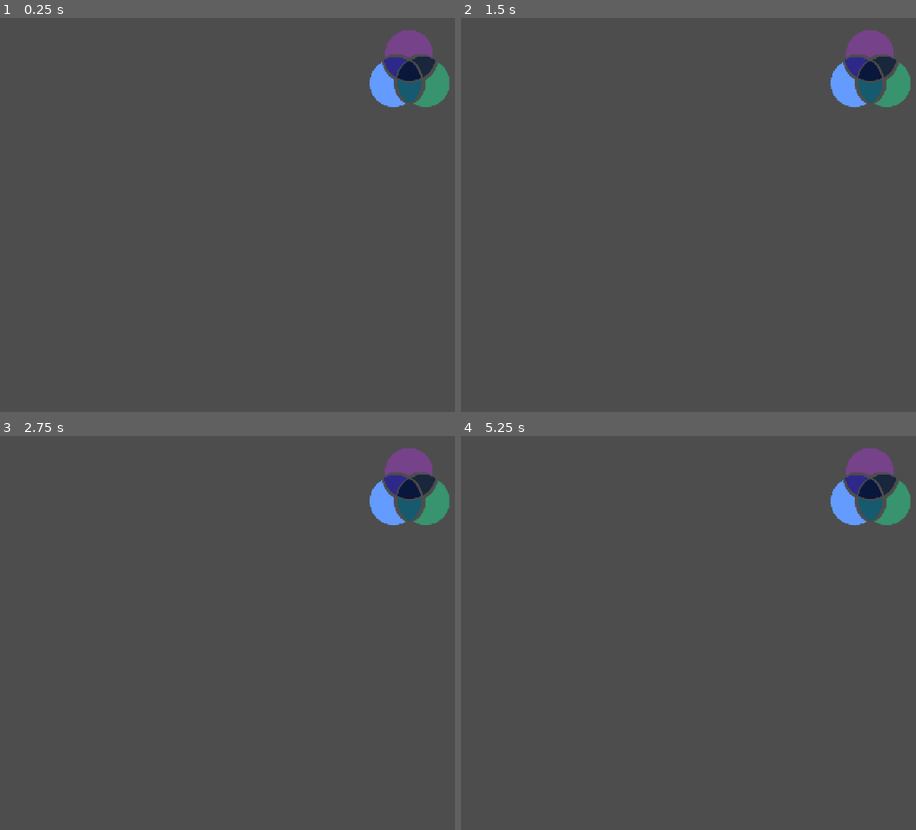
Above: before the commit, frames 1-4 (two rows, left to right).
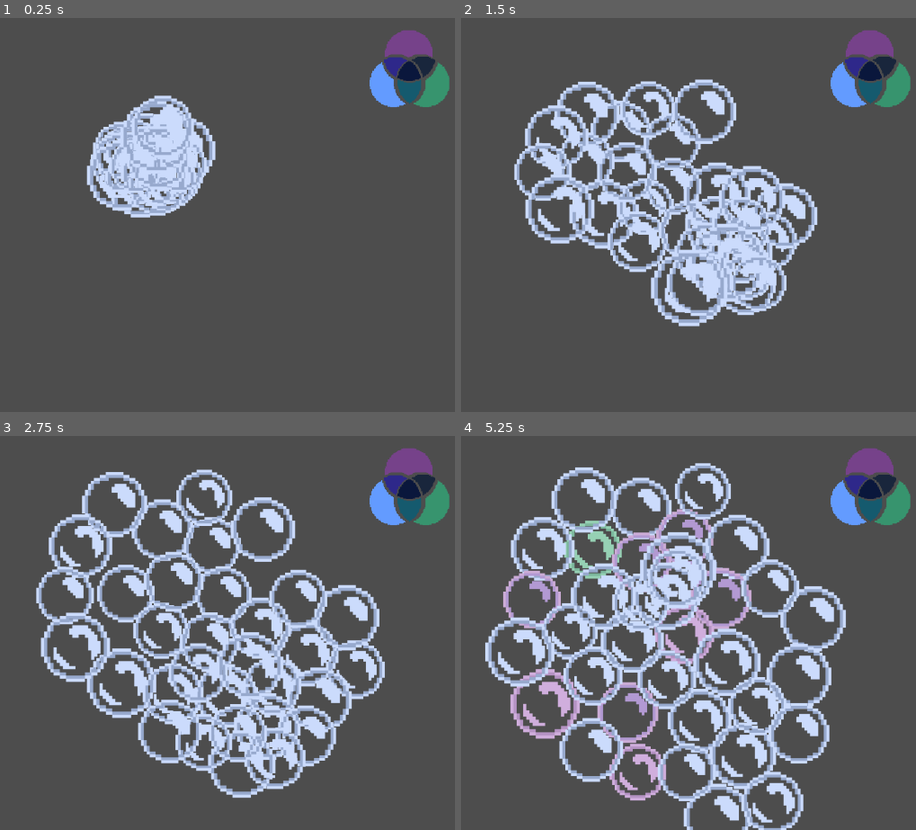
Above: after the commit, the same moments.

Repository: davirss/fakeltd.
Game: Godot game, scene res://Scenes/game.tscn
Two runs of this game, one before a commit and one after it. Both use one fixed random seed, a clock stepped at 60 frames per second and the inputs below. This scene is started directly instead of the project's main scene.
Inputs (mouse positions are in pixels of both pictures, inside the frame that each line leads up to):
- Up to frame 1 (0.25 s): no input
- Up to frame 2 (1.5 s): tap Enter (ui_accept) at 0.5, 0.77 s; move the mouse to (624, 159) at 0.52 s; click (624, 159) at 0.6 s; move the mouse to (683, 203) at 1.27 s; click (683, 203) at 1.35 s
- Up to frame 3 (2.75 s): tap Enter (ui_accept) at 1.52 s; move the mouse to (291, 597) at 2.02 s; click (291, 597) at 2.1 s
- Up to frame 4 (5.25 s): move the mouse to (693, 605) at 2.77 s; click (693, 605) at 2.85 s; tap Enter (ui_accept) at 3.02, 3.77, 4.52 s; move the mouse to (656, 739) at 3.52 s; click (656, 739) at 3.6 s; move the mouse to (820, 652) at 4.27 s; click (820, 652) at 4.35 s; move the mouse to (784, 644) at 5.02 s; click (784, 644) at 5.1 s

The runs differ from the first frame. In frame 1, 6.0% of the frame differs, in the area x 18-48%, y 19-51%; in frame 2, 17%; in frame 3, 22%; in frame 4, 25%, in the area x 5-85%, y 6-100%.

Commit message:
Add bubble sprites

Diff:
--- a/Scenes/game.tscn
+++ b/Scenes/game.tscn
@@ -14,6 +14,7 @@
 [node name="Field" type="Node2D" parent="."]
 
 [node name="SpawningMarker" type="Marker2D" parent="Field"]
+modulate = Color(1, 1, 1, 0.631373)
 position = Vector2(480, 270)
 script = ExtResource("3_algbn")
 
--- a/bubble/bubble.gd
+++ b/bubble/bubble.gd
@@ -3,8 +3,9 @@
 @export var bubble_state: BubbleDefinitions.BubbleState
 @export var bubble_speed = 100
 
-@onready var mouse_collision_shape = MOUSE_COLLISION_SHAPE
-@onready var body_collision_shape = BODY_COLLISION_SHAPE
+@onready var _mouse_collision_shape = MOUSE_COLLISION_SHAPE
+@onready var _body_collision_shape = BODY_COLLISION_SHAPE
+@onready var _bubble_sprite = BUBBLE_SPRITE
 
 
 var floating_target: Marker2D
@@ -20,11 +21,13 @@
 var _ttc_variable_margin_percent: float = 0.3
 
 
+var _fixed_size_difference: float
 var _variable_size_difference: float
 
 
 func _calculate_variable_size_difference() -> void:
-	_variable_size_difference = randf_range(1.025, 1.3)
+	_fixed_size_difference = randf_range(0.025, 0.3)
+	_variable_size_difference = randf_range(1.025, 1.125)
 
 
 func _calculate_distribution_ranges() -> void:
@@ -41,16 +44,36 @@
 	)
 
 
-func _update_debug_color() -> void:
+func _update_sprite() -> void:
 	match bubble_state:
 		BubbleDefinitions.BubbleState.NEUTRAL:
-			mouse_collision_shape.debug_color = Color.ALICE_BLUE
+			if randf() >= 0.5:
+				_bubble_sprite.texture = BUBBLE_SPRITE_WHITE
+				_mouse_collision_shape.debug_color = Color.ALICE_BLUE
+			else:
+				_bubble_sprite.texture = BUBBLE_SPRITE_WHITE_ALT
+				_mouse_collision_shape.debug_color = Color.ALICE_BLUE
 		BubbleDefinitions.BubbleState.WHATSAPP:
-			mouse_collision_shape.debug_color = Color.LAWN_GREEN
+			if randf() >= 0.5:
+				_bubble_sprite.texture = BUBBLE_SPRITE_GREEN
+				_mouse_collision_shape.debug_color = Color.LAWN_GREEN
+			else:
+				_bubble_sprite.texture = BUBBLE_SPRITE_GREEN_ALT
+				_mouse_collision_shape.debug_color = Color.PALE_GREEN
 		BubbleDefinitions.BubbleState.FACEBOOK:
-			mouse_collision_shape.debug_color = Color.NAVY_BLUE
+			if randf() >= 0.5:
+				_bubble_sprite.texture = BUBBLE_SPRITE_BLUE
+				_mouse_collision_shape.debug_color = Color.NAVY_BLUE
+			else:
+				_bubble_sprite.texture = BUBBLE_SPRITE_BLUE_ALT
+				_mouse_collision_shape.debug_color = Color.ROYAL_BLUE
 		BubbleDefinitions.BubbleState.INSTAGRAM:
-			mouse_collision_shape.debug_color = Color.DEEP_PINK
+			if randf() >= 0.5:
+				_bubble_sprite.texture = BUBBLE_SPRITE_PINK
+				_mouse_collision_shape.debug_color = Color.DEEP_PINK
+			else:
+				_bubble_sprite.texture = BUBBLE_SPRITE_PINK_ALT
+				_mouse_collision_shape.debug_color = Color.HOT_PINK
 
 
 func _update_bubble_state_as_per_distribution() -> void:
@@ -66,12 +89,12 @@
 			bubble_state = next_bubble_state
 			break
 
-	_update_debug_color()
+	_update_sprite()
 
 
 func _prepare_to_grow() -> void:
-	mouse_collision_shape.scale = Vector2(0.0, 0.0)
-	body_collision_shape.scale = Vector2(0.0, 0.0)
+	_mouse_collision_shape.scale = Vector2(0.0, 0.0)
+	_body_collision_shape.scale = Vector2(0.0, 0.0)
 
 
 func _ready() -> void:
@@ -80,7 +103,7 @@
 	_calculate_variable_size_difference()
 	_calculate_distribution_ranges()
 	_calculate_variable_time_to_convert()
-	_update_debug_color()
+	_update_sprite()
 	_prepare_to_grow()
 
 
@@ -104,13 +127,17 @@
 		BubbleDefinitions.BubbleState.NEUTRAL:
 			time_to_act = _time_to_convert_milliseconds
 
-			var real_growth: float = _elapsed_time_milliseconds / time_to_act
-			var visual_growth: float = _ease_out_elastic(real_growth)
-			mouse_collision_shape.scale = Vector2(
-				visual_growth * _variable_size_difference,
-				visual_growth * _variable_size_difference
-			)
-			body_collision_shape.scale = Vector2(real_growth, real_growth)
+			var physics_growth: float = min(1.0, _elapsed_time_milliseconds / (time_to_act * 0.4))
+			physics_growth += _fixed_size_difference
+
+			var clickable_growth := _ease_out_elastic(physics_growth) * _variable_size_difference
+			clickable_growth += _fixed_size_difference
+
+			var visual_growth: float = clickable_growth * 0.2
+
+			_mouse_collision_shape.scale = Vector2(clickable_growth, clickable_growth)
+			_bubble_sprite.scale = Vector2(visual_growth, visual_growth)
+			_body_collision_shape.scale = Vector2(physics_growth, physics_growth)
 
 		BubbleDefinitions.BubbleState.WHATSAPP:
 			time_to_act = _time_to_convert_milliseconds / 3
--- a/bubble/bubble.tscn
+++ b/bubble/bubble.tscn
@@ -1,10 +1,9 @@
 [gd_scene load_steps=5 format=3 uid="uid://jsskjmbbjspf"]
 
 [ext_resource type="Script" path="res://bubble/bubble.gd" id="1_ufsww"]
+[ext_resource type="Texture2D" uid="uid://xuiv3y1du2ij" path="res://Resources/bubbles sprites/bubble-1-white.png" id="2_hx1px"]
 
 [sub_resource type="CircleShape2D" id="CircleShape2D_cypwk"]
-
-[sub_resource type="ImageTexture" id="ImageTexture_cadl4"]
 
 [sub_resource type="CircleShape2D" id="CircleShape2D_pu1x0"]
 
@@ -15,10 +14,12 @@
 [node name="View" type="Area2D" parent="."]
 
 [node name="MouseClickCollisionShape" type="CollisionShape2D" parent="View"]
+modulate = Color(1, 1, 1, 0.352941)
 shape = SubResource("CircleShape2D_cypwk")
 
 [node name="BubbleSprite" type="Sprite2D" parent="View"]
-texture = SubResource("ImageTexture_cadl4")
+scale = Vector2(0.2, 0.2)
+texture = ExtResource("2_hx1px")
 
 [node name="BodyCollisionShape" type="CollisionShape2D" parent="."]
 visible = false
--- a/bubble/bubble_defs.gd
+++ b/bubble/bubble_defs.gd
@@ -8,5 +8,15 @@
 }
 
 @onready var MOUSE_COLLISION_SHAPE: CollisionShape2D = $View/MouseClickCollisionShape
+@onready var BUBBLE_SPRITE: Sprite2D = $View/BubbleSprite
+@onready var BODY_COLLISION_SHAPE: CollisionShape2D = $BodyCollisionShape
 
-@onready var BODY_COLLISION_SHAPE: CollisionShape2D = $BodyCollisionShape
+
+const BUBBLE_SPRITE_WHITE = preload("res://Resources/bubbles sprites/bubble-1-white.png")
+const BUBBLE_SPRITE_WHITE_ALT = preload("res://Resources/bubbles sprites/bubble-2-white.png")
+const BUBBLE_SPRITE_BLUE = preload("res://Resources/bubbles sprites/bubble-1-blue.png")
+const BUBBLE_SPRITE_BLUE_ALT = preload("res://Resources/bubbles sprites/bubble-2-blue.png")
+const BUBBLE_SPRITE_GREEN = preload("res://Resources/bubbles sprites/bubble-1-green.png")
+const BUBBLE_SPRITE_GREEN_ALT = preload("res://Resources/bubbles sprites/bubble-2-green.png")
+const BUBBLE_SPRITE_PINK = preload("res://Resources/bubbles sprites/bubble-1-pink.png")
+const BUBBLE_SPRITE_PINK_ALT = preload("res://Resources/bubbles sprites/bubble-2-pink.png")
--- a/game_manager.gd
+++ b/game_manager.gd
@@ -1,6 +1,6 @@
 extends GameManagerDefinitions
 
-@export var initial_bubbles_amount  = 50
+@export var initial_bubbles_amount  = 20
 
 var _ft_variable_margin_percent = 0.1
 
